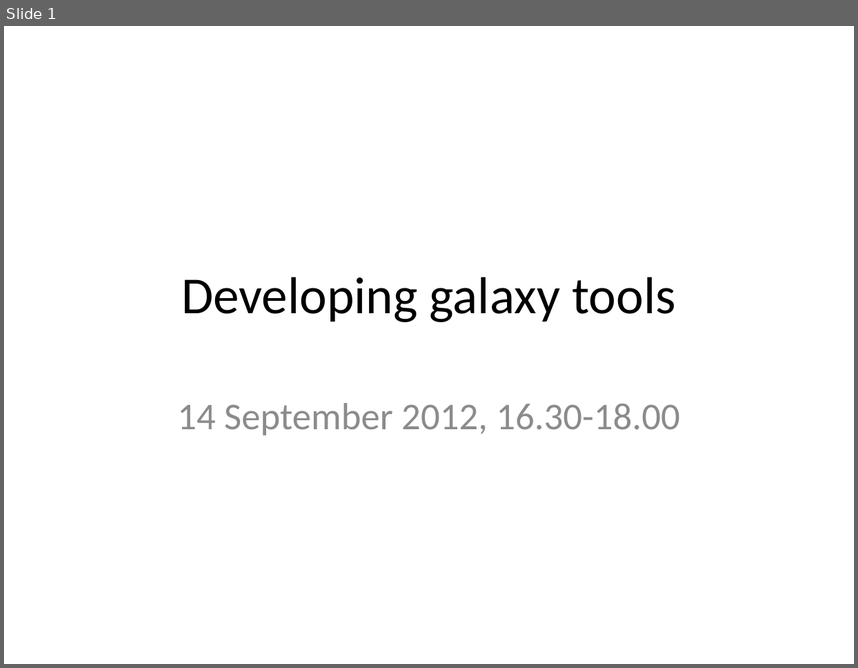
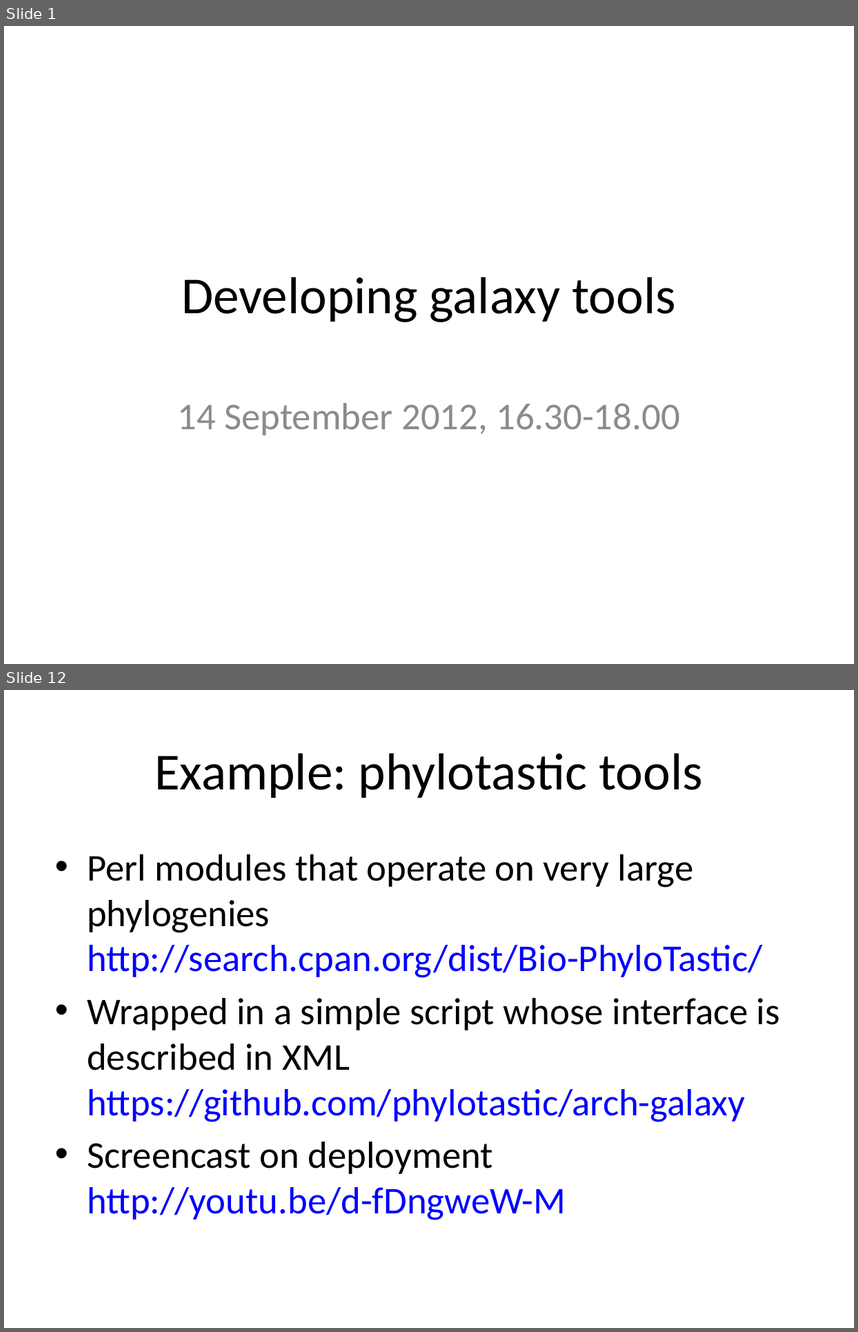
Before and after one commit to rvosa/ngs-workflows, a slide deck: doc/slides/day4/session4/DevelopingGalaxy.pptx. Shown one above the other, each under a label of ours: slide 1 before the commit, slides 1 and 12 after it; the slides between them are not shown. The pictures are 858x668 and 858x1332 pixels, drawn with LibreOffice and Linux fonts; fonts in the diff are those of the drawing. Boxes give left, top, right and bottom in pixels: in the first picture for what was removed or moved away, otherwise in the second. Text is boxed around its words. In the diff, an @@ line names an element or a change of style, - is before the commit and + after.

```diff
--- a/doc/slides/day4/session4/DevelopingGalaxy.pptx
+++ b/doc/slides/day4/session4/DevelopingGalaxy.pptx
@@ slide 12 added at [4,690,854,1328], background #FFFFFF @@
@@ title added at [154,753,703,798], 44 pt, text #000000 @@
+Example: phylotastic tools
@@ text added at [87,854,780,1220], 32 pt, text #000000 @@
+• Perl modules that operate on very large phylogenies
+  http://search.cpan.org/dist/Bio-PhyloTastic/
+• Wrapped in a simple script whose interface is described in XML
+  https://github.com/phylotastic/arch-galaxy
+• Screencast on deployment
+  http://youtu.be/d-fDngweW-M
```
Also in this commit, not shown: 1 slide changed, 10 other slides added, 4 slides removed.
